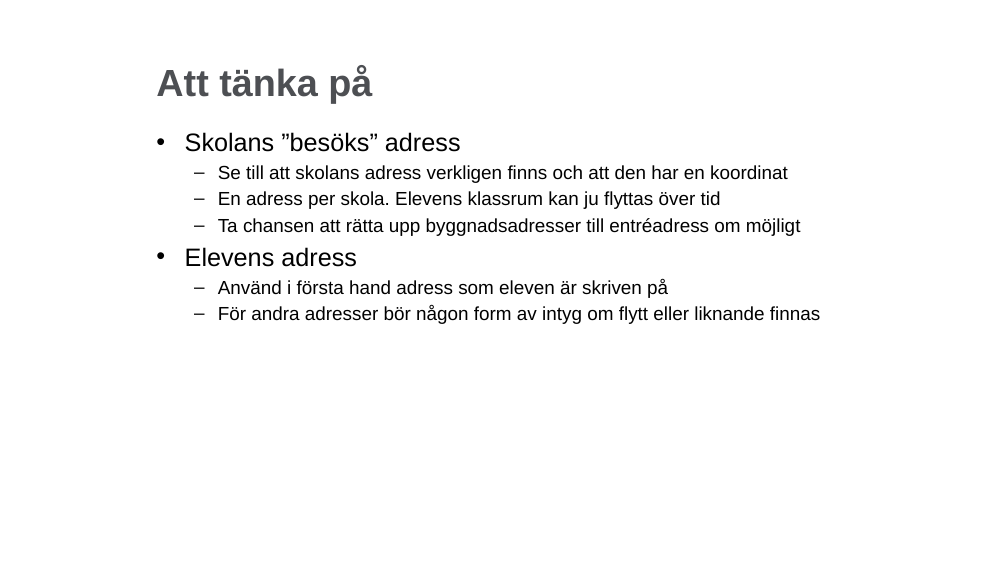
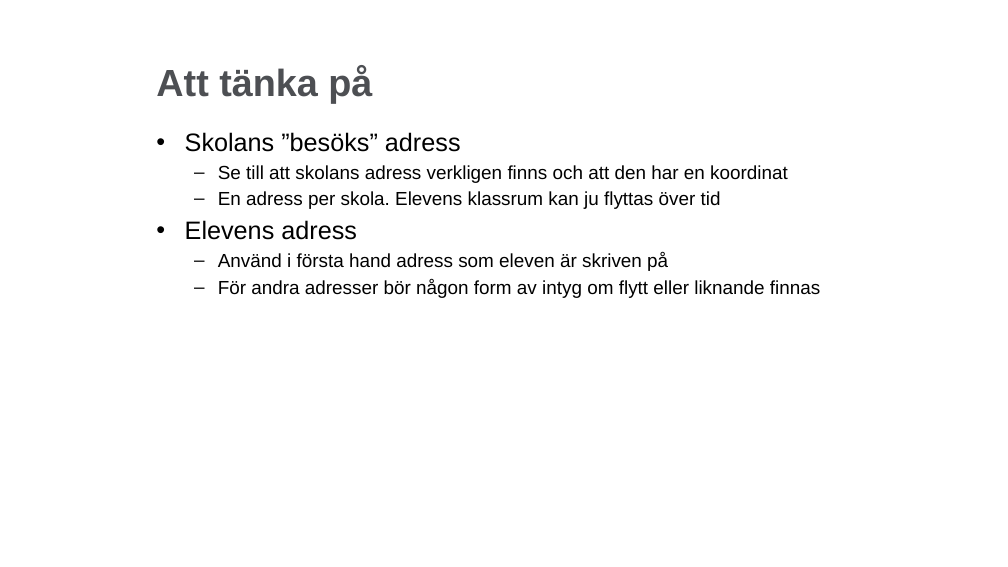
Before and after one commit to lundopendata/relativnarhet, a slide deck: slide 23 of RelativNarhetGeodatasamverkan2018.pptx (slide 20 before the commit). Drawn at 1008x567 pixels with LibreOffice and Linux fonts; fonts in the diff are those of the drawing; background and template pictures are left out. Boxes give left, top, right and bottom in pixels: in the first picture for what was removed or moved away, otherwise in the second. Text is boxed around its words. In the diff, an @@ line names an element or a change of style, - is before the commit and + after.

```diff
--- a/RelativNarhetGeodatasamverkan2018.pptx
+++ b/RelativNarhetGeodatasamverkan2018.pptx
@@ text at (218,218,801,236): paragraph removed @@
-  – Ta chansen att rätta upp byggnadsadresser till entréadress om möjligt
```
Also in this commit, not shown: 10 other slides changed, 3 slides added.
